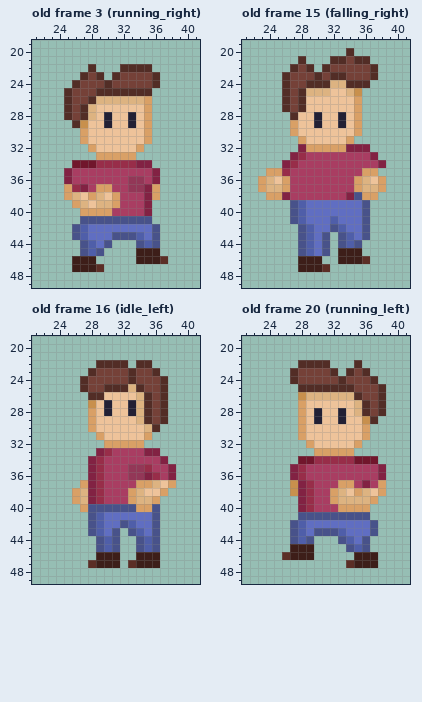
Pixel-art file, stored at project-files/bobby.aseprite. Above: the version before the commit.
64x64 pixels, 26 frames. Colours within 5 levels of each other are drawn and written as one. Shown: old frame 3 (running_right): x 21..41, y 19..49; old frame 15 (falling_right): x 21..41, y 19..49; old frame 16 (idle_left): x 21..41, y 19..49; old frame 20 (running_left): x 21..41, y 19..49. The commit also changed other frames, which this record leaves out.
Once edited:
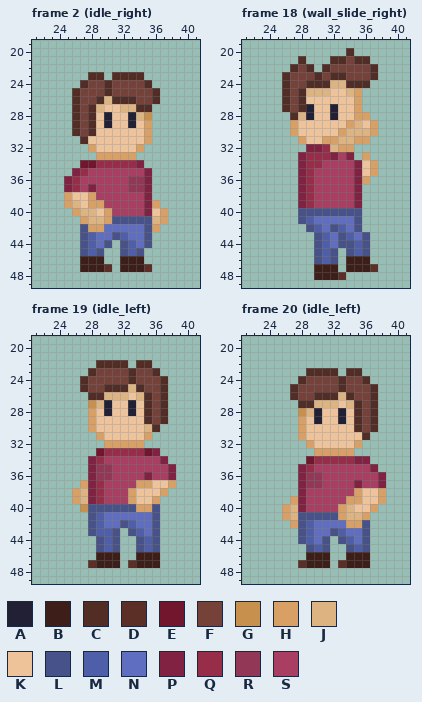
Palette (. is transparent): A #222034  B #3d1e19  C #522d26  D #5b2e26  E #71162c  F #754138  G #c8904d  H #d9a066  J #ddb381  K #eec39a  L #48528a  M #4f5ea9  N #606ec2  P #822243  Q #982d49  R #933757  S #a93d62
A new or re-ordered frame is compared with the old frame closest to it.
The edit:
frames 26 -> 36
Frame 2 (idle_right) is new; against old frame 3 (running_right):
y 22: x 28 C -> .; x 32..35 CCCC -> ....
y 23: x 27..28 CF -> .C; x 32..36 FFFFC -> CCC..
y 24: x 26..27 CF -> .C; x 35..36 FC -> C.
y 25: x 25..26 CF -> .C; x 29 C -> F; x 31..36 CCCCC. -> FFFFFC
y 26: x 25..26 CF -> .C; x 28..29 CJ -> FC; x 31..36 JJJJH. -> CCCFFC
y 27: x 25..29 CFCJK -> .CFCJ; x 32..35 KKKH -> JJCC
y 28: x 25..28 CFCJ -> .CFC; x 34..35 KH -> JG
y 29: x 27..28 GK -> FC
y 30: x 26..28 .HK -> CFC
y 31: x 27 H -> C
y 34: x 26 E -> .; x 35 P -> .
y 35: x 25..27 PSS -> .PQ; x 35..36 SP -> P.
y 36: x 26 S -> Q; x 35..36 SP -> P.
y 37: x 25 H -> P; x 27..30 PSHH -> SPSS; x 36 H -> .
y 38: x 26 J -> K; x 29..31 JKH -> SSS; x 36 H -> .
y 39: x 25..31 .HJKJJH -> HJKHHSS; x 36 . -> H
y 40: x 26..29 .HHH -> HJJK; x 36..37 .. -> KH
y 41: x 27..30 LLLL -> HJJH; x 36..37 .. -> JH
y 42: x 26..29 LMNN -> .LHH; x 35..36 NL -> LH
y 43: x 26..28 LMN -> .LM; x 32..36 LLMNL -> MNNL.
y 44: x 32..36 ..LML -> LMNL.
y 45: x 32..36 ..BBB -> LML..
y 46: x 26 B -> .; x 29 . -> B; x 32..33 .. -> BB; x 35..37 BBD -> ...
y 47: x 26 B -> .; x 29..30 D. -> BD; x 32..35 .... -> BBBD
Frame 18 (wall_slide_right) is new; against old frame 15 (falling_right):
y 25: x 35 G -> H
y 27: x 29 K -> A; x 32 K -> A
y 28: x 28..30 KKA -> JAK; x 32..33 KA -> AK; x 36 . -> H
y 29: x 30 A -> K; x 33..37 AKH.. -> KHJKH
y 30: x 33..37 KKH.. -> HJJJH
y 31: x 31..36 KKKH.. -> HHJJHH
y 32: x 28..32 PHHHH -> .PPQJ; x 34..36 PPP -> H..
y 33: x 27..32 PQSSSS -> .PQQQP; x 34..37 SSSP -> P.H.
y 34: x 26..30 PQSSS -> ..PQQ; x 35..38 SSSP -> PKH.
y 35: x 24..29 HHQSSS -> ....PQ; x 35..36 SH -> PK
y 36: x 23..29 HJKHSSS -> .....PQ; x 35..38 HJKH -> PH..
y 37: x 23..29 HJJHSSS -> .....PQ; x 35..38 HJJH -> P...
y 38: x 24..29 HHPSSS -> ....PQ; x 34..37 PLHH -> SP..
y 39: x 27..36 LMNNNNNNNL -> .PQSSSSSP.
y 40: x 27..36 LMNNNNNNNL -> .LLLLLLLL.
y 41: x 27..29 LMN -> .LM; x 32 M -> N; x 35..36 NL -> L.
y 42: x 28..30 LMN -> .LM; x 35..36 NL -> L.
y 43: x 28..32 LMNL. -> ..LMN
y 44: x 28..32 LMNL. -> ..LMN; x 34..36 ML. -> LML
y 45: x 28..36 LMNL.BBB. -> ..LML.LML
y 46: x 28..33 BBB..B -> ..LML.; x 36 D -> B
y 47: x 28..29 BB -> ..; x 31..32 D. -> BB; x 34..37 .... -> BBBD
y 48: x 30..33 .... -> BBBD
Frame 19 (idle_left) is new; against old frame 16 (idle_left), layers "shadow", "shirt":
y 26: x 30..32 KKK -> JJJ
y 27: x 29 K -> J; x 34 J -> K
y 28..29: x 34 J -> K
y 33: x 29 P -> E; x 31..35 SSSSP -> QQQQE
y 35: x 29..30 QS -> RR; x 33..35 RRQ -> SSS
y 36: x 29..30 QS -> RR; x 33..34 RR -> SS; x 36 Q -> S
y 37: x 36 J -> K
y 38: x 34 J -> K
y 39: x 34..35 JJ -> KK
y 40: x 27 H -> G
y 43: x 30 N -> M
Frame 20 (idle_left) is new; against old frame 20 (running_left):
y 22: x 28..31 CCCC -> ....; x 35 C -> .
y 23: x 27..31 CFFFF -> ..CCC; x 35..36 FC -> C.
y 24: x 27..28 CF -> .C; x 36..37 FC -> C.
y 25: x 27..32 .CCCCC -> CFFFFF; x 34 C -> F; x 37..38 FC -> C.
y 26: x 27..32 .GJJJJ -> CFFCCC; x 34..35 JC -> CF; x 37..38 FC -> C.
y 27: x 28..32 HKKKK -> CCJJJ; x 34..38 KJCFC -> JCFC.
y 28: x 28..29 HK -> GJ; x 35..38 JCFC -> CFC.
y 29: x 35..36 KG -> CF
y 30: x 35..37 KH. -> CFC
y 31: x 36 H -> C
y 34: x 28 E -> .; x 35..37 EEE -> PP.
y 35: x 27..29 PQS -> .PQ; x 37..38 SP -> P.
y 36: x 27..30 PQSS -> .PRR
y 37: x 27 G -> .; x 29..30 QS -> RR; x 33..36 HHSP -> SSPS; x 38 H -> P
y 38: x 27 G -> .; x 29 Q -> S; x 32..34 HJK -> SSS; x 36 J -> K
y 39: x 27 . -> H; x 29 Q -> S; x 32..38 HJJJJH. -> SSHHKKH
y 40: x 26..27 .. -> HJ; x 29 Q -> S; x 34..37 HHH. -> JKKH
y 41: x 26..27 .. -> HJ; x 33..36 LLLL -> HJJH
y 42: x 27..29 LMN -> HLM; x 34..37 NNNL -> HHL.
y 43: x 27..31 LMNLL -> .LMNN; x 36..37 NL -> L.
y 44: x 27..31 LML.. -> .LMNL
y 45: x 27..31 BBB.. -> ..LML
y 46: x 26..28 DBB -> ...; x 30..31 .. -> BB; x 34 . -> B; x 37 B -> .
y 47: x 28..31 .... -> DBBB; x 33..34 .D -> DB; x 37 B -> .
Pixel boxes of the changes (left, top, right, bottom) in both pictures:
changed: (64, 64, 168, 272)
changed: (258, 88, 386, 280)
changed: (96, 392, 160, 504)
changed: (80, 504, 112, 536)
changed: (282, 360, 386, 568)
